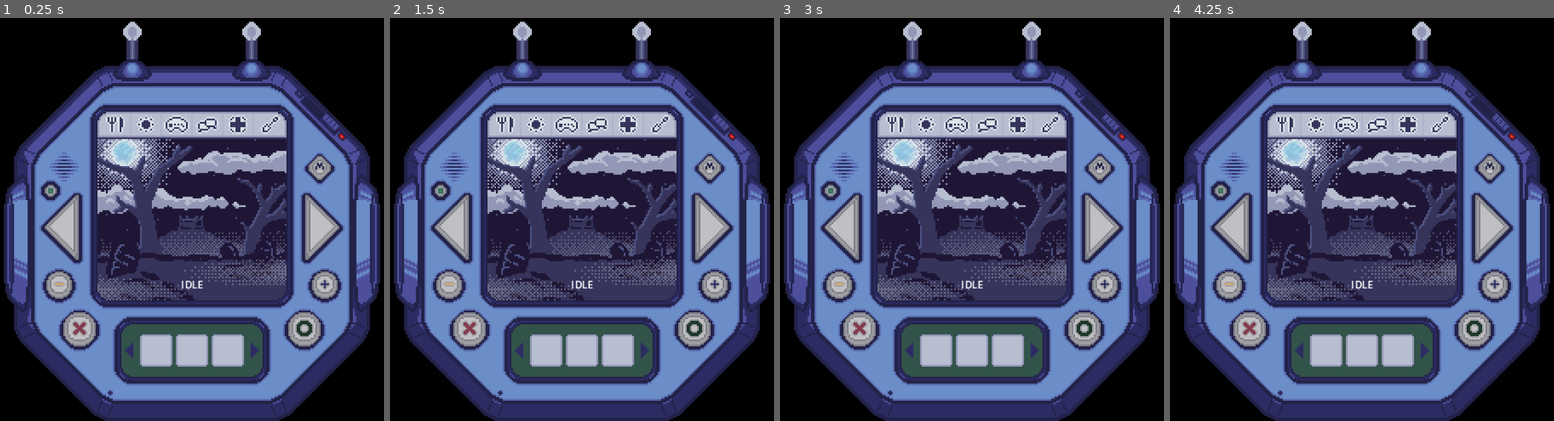
Above: before the commit, frames 1-4 (left to right).
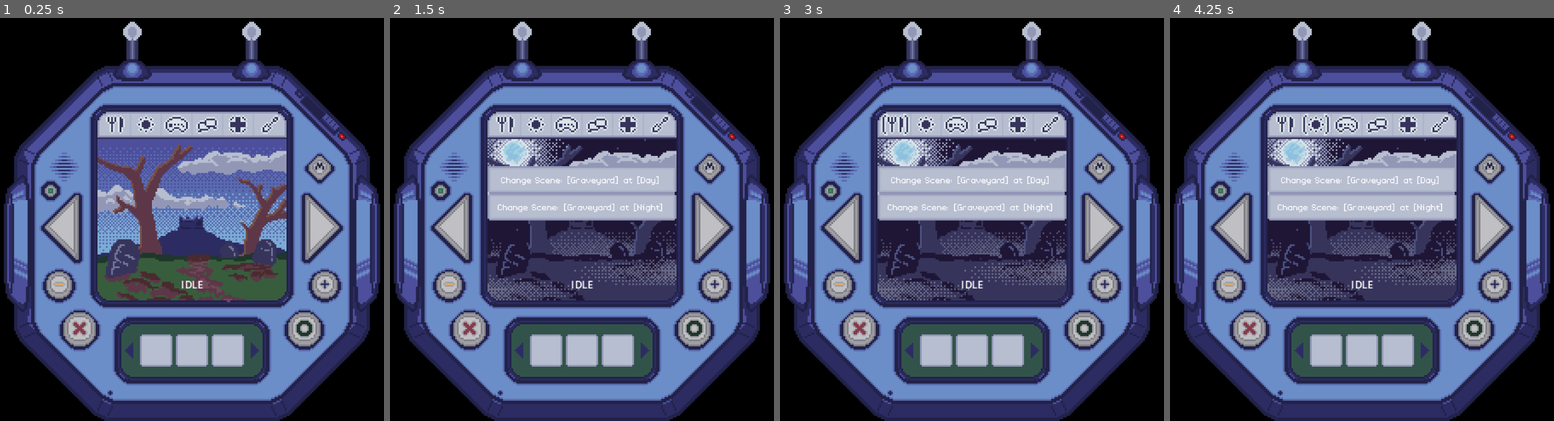
Above: after the commit, the same moments.

Repository: GeekzGamingz/Cryptipet
Game: Godot game, scene res://source/01 - Main/00 - Spookivice/Spookivice.tscn
Same seed, same stepped clock (60 frames per second), same inputs: the game is played once before the commit and once after it.
Inputs (mouse positions are in pixels of both pictures, inside the frame that each line leads up to):
- Up to frame 1 (0.25 s): no input
- Up to frame 2 (1.5 s): click (535, 122) at 0.52 s; click (535, 122) at 1.27 s
- Up to frame 3 (3 s): click (910, 352) at 2 s; click (841, 227) at 2.75 s
- Up to frame 4 (4.25 s): click (1492, 227) at 3.5 s

The runs differ from the first frame. In frame 1, 17% of the frame differs, in the area x 25-75%, y 29-71%; in frame 2, 6.1%; in frame 3, 6.3%; in frame 4, 6.3%.

Commit message:
Added Notifier

Diff:
--- a/assets/Base_Theme.tres
+++ b/assets/Base_Theme.tres
@@ -2,6 +2,10 @@
 
 [ext_resource type="Texture2D" uid="uid://ml8fjrxcafya" path="res://assets/00 - Spookivice/00 - Screens/01 - Bottom/Screen_Scrollbar_Bar_Grey.png" id="1_wkjul"]
 [ext_resource type="Texture2D" uid="uid://b064ljgncgn05" path="res://assets/00 - Spookivice/00 - Screens/01 - Bottom/Screen_Scrollbar.png" id="2_bkhs7"]
+[ext_resource type="Texture2D" uid="uid://c15hcsq0wbgwb" path="res://assets/00 - Spookivice/NotifRect.png" id="3_bkhs7"]
+[ext_resource type="FontFile" uid="uid://vvenaa1mjw5p" path="res://assets/02 - Fonts/EnterCommand-Bold.ttf" id="4_tcib6"]
+[ext_resource type="FontFile" uid="uid://o1ydco6gvunt" path="res://assets/02 - Fonts/EnterCommand-Italic.ttf" id="5_o8fqx"]
+[ext_resource type="FontFile" uid="uid://dup4pp3oqr14l" path="res://assets/02 - Fonts/EnterCommand.ttf" id="6_33u5s"]
 
 [sub_resource type="StyleBoxTexture" id="StyleBoxTexture_reqg7"]
 texture = ExtResource("1_wkjul")
@@ -32,8 +36,36 @@
 texture_margin_top = 2.0
 texture_margin_bottom = 2.0
 
+[sub_resource type="StyleBoxTexture" id="StyleBoxTexture_43fak"]
+texture = ExtResource("3_bkhs7")
+texture_margin_left = 4.0
+texture_margin_top = 4.0
+texture_margin_right = 4.0
+texture_margin_bottom = 4.0
+
+[sub_resource type="StyleBoxTexture" id="StyleBoxTexture_a1j8a"]
+texture = ExtResource("3_bkhs7")
+texture_margin_left = 4.0
+texture_margin_top = 4.0
+texture_margin_right = 4.0
+texture_margin_bottom = 4.0
+
+[sub_resource type="StyleBoxTexture" id="StyleBoxTexture_txbq4"]
+texture = ExtResource("3_bkhs7")
+texture_margin_left = 4.0
+texture_margin_top = 4.0
+texture_margin_right = 4.0
+texture_margin_bottom = 4.0
+
 [resource]
+default_font = ExtResource("6_33u5s")
 HScrollBar/styles/grabber = SubResource("StyleBoxTexture_reqg7")
 HScrollBar/styles/grabber_highlight = SubResource("StyleBoxTexture_bkhs7")
 HScrollBar/styles/grabber_pressed = SubResource("StyleBoxTexture_wkjul")
 HScrollBar/styles/scroll = SubResource("StyleBoxTexture_iennx")
+Panel/styles/panel = SubResource("StyleBoxTexture_43fak")
+PanelContainer/styles/panel = SubResource("StyleBoxTexture_a1j8a")
+RichTextLabel/fonts/bold_font = ExtResource("4_tcib6")
+RichTextLabel/fonts/italics_font = ExtResource("5_o8fqx")
+RichTextLabel/fonts/normal_font = ExtResource("6_33u5s")
+TooltipPanel/styles/panel = SubResource("StyleBoxTexture_txbq4")
--- a/source/00 - Globals/_Textures.gd
+++ b/source/00 - Globals/_Textures.gd
@@ -1,8 +1,15 @@
 extends Node
+## Textures
+##
+## This node is intended to store the [Texture2D]s for Global useage.
 #------------------------------------------------------------------------------#
 # Global Variables
 # Global Dictionaries
+## Stores the Location Background [Texture2D]s to a Global [Dictionary]
 var LOCATIONS: Dictionary = {
 	"Off": preload("uid://wnc2m06npfqg"),
-	"Graveyard": preload("uid://dtd5fcqyd17to")
+	"Graveyard_Night": preload("uid://dtd5fcqyd17to"),
+	"Graveyard_Day": preload("uid://5y0xykj2iki7")
 }
+## Stores the Cryptid Sprite Sheet [Texture2D]s to a Global [Dictionary]
+var CRYPTIDS: Dictionary = {}
--- /dev/null
+++ b/source/01 - Main/00 - Spookivice/Buttons.gd
@@ -0,0 +1,18 @@
+extends Control
+## Buttons
+##
+## This node is intended to manage the [TextureButton]s and their functions.
+#------------------------------------------------------------------------------#
+# Signals
+signal left_pressed
+signal right_pressed
+#------------------------------------------------------------------------------#
+# Variables
+# OnReady Variables
+# Local Nodes
+@onready var left: TextureButton = $Left
+@onready var right: TextureButton = $Right
+#------------------------------------------------------------------------------#
+# Signaled Functions
+func _on_left_button_up() -> void: emit_signal("left_pressed")
+func _on_right_button_up() -> void: emit_signal("right_pressed")
--- a/source/01 - Main/00 - Spookivice/Spookivice.gd
+++ b/source/01 - Main/00 - Spookivice/Spookivice.gd
@@ -1,8 +1,18 @@
 extends Control
+## Spookivice
+##
+## This node manages the [Cryptid]'s Spookivice. The device that binds and keeps
+## your [Cryptid] from being set loose into the real world.[br]
+## This is your responsibility.[br]
+## This is your curse...
 #------------------------------------------------------------------------------#
 # Variables
 var dragPoint = null
+# Exported Variables
 @export var border: Polygon2D
+# OnReady Variables
+@onready var buttons: Control = $Buttons
+@onready var notifier: Control = $Notifier
 #------------------------------------------------------------------------------#
 # Functions
 # Process
--- a/source/01 - Main/00 - Spookivice/Spookivice.tscn
+++ b/source/01 - Main/00 - Spookivice/Spookivice.tscn
@@ -7,10 +7,10 @@
 [ext_resource type="PackedScene" uid="uid://dhb4rr62ffxjv" path="res://source/01 - Main/01 - Screens/00 - Top/TopScreen.tscn" id="3_31omo"]
 [ext_resource type="Texture2D" uid="uid://sg8v2m24lc3x" path="res://assets/00 - Spookivice/01 - Buttons/02 - Toggles/Spookivice_On.png" id="3_gm5fq"]
 [ext_resource type="Texture2D" uid="uid://cjat7kvm6bmg5" path="res://assets/00 - Spookivice/01 - Buttons/00 - Unpressed/Menu_Button_Unpressed.png" id="3_vakwt"]
+[ext_resource type="PackedScene" uid="uid://byu4cdm57jcnm" path="res://source/03 - Notifications/Notifier.tscn" id="4_0ce43"]
 [ext_resource type="Texture2D" uid="uid://bt7fb3jinkimw" path="res://assets/00 - Spookivice/01 - Buttons/01 - Pressed/Menu_Button_Pressed.png" id="4_1srch"]
 [ext_resource type="Texture2D" uid="uid://n7i33r1ngnxq" path="res://assets/00 - Spookivice/01 - Buttons/02 - Toggles/Spookivice_Off.png" id="4_31omo"]
 [ext_resource type="Texture2D" uid="uid://be76ppoesvkt8" path="res://assets/00 - Spookivice/01 - Buttons/01 - Pressed/Left_Arrow_Pressed.png" id="4_eh7ka"]
-[ext_resource type="Script" uid="uid://dmiw3ydbb01nx" path="res://source/01 - Main/01 - Screens/00 - Top/TopScreen.gd" id="4_qmojm"]
 [ext_resource type="Texture2D" uid="uid://bqe3oqbp8teq0" path="res://assets/00 - Spookivice/01 - Buttons/00 - Unpressed/Right_Button_Unpressed.png" id="5_eh7ka"]
 [ext_resource type="Texture2D" uid="uid://3selp3jp475o" path="res://assets/00 - Spookivice/01 - Buttons/01 - Pressed/Right_Arrow_Pressed.png" id="6_qdrm8"]
 [ext_resource type="PackedScene" uid="uid://dnajijafcg0ye" path="res://source/01 - Main/01 - Screens/01 - Bottom/BottomScreen.tscn" id="6_qmojm"]
@@ -18,6 +18,7 @@
 [ext_resource type="Texture2D" uid="uid://b6avgiyecp786" path="res://assets/00 - Spookivice/01 - Buttons/02 - Toggles/Sound_Off.png" id="8_0ce43"]
 [ext_resource type="Texture2D" uid="uid://d0irsgmg8vsvo" path="res://assets/00 - Spookivice/01 - Buttons/00 - Unpressed/-_Button_Unpressed.png" id="9_po0vq"]
 [ext_resource type="Texture2D" uid="uid://ls40sqv5rytb" path="res://assets/00 - Spookivice/01 - Buttons/01 - Pressed/-_Button_Pressed.png" id="10_y2wyy"]
+[ext_resource type="Script" uid="uid://bn6sc53igk8ea" path="res://source/01 - Main/00 - Spookivice/Buttons.gd" id="11_0ce43"]
 [ext_resource type="Texture2D" uid="uid://bice3uoqjls13" path="res://assets/00 - Spookivice/01 - Buttons/00 - Unpressed/+_Button_Unpressed.png" id="11_gm5fq"]
 [ext_resource type="Texture2D" uid="uid://bu2t3i48uyoo8" path="res://assets/00 - Spookivice/01 - Buttons/01 - Pressed/+_Button_Pressed.png" id="12_31omo"]
 [ext_resource type="Texture2D" uid="uid://dmh6xb4x2tlyv" path="res://assets/00 - Spookivice/01 - Buttons/00 - Unpressed/O_Button_Unpressed.png" id="13_qmojm"]
@@ -57,14 +58,17 @@
 grow_vertical = 2
 mouse_filter = 2
 
-[node name="TopScreen" parent="Screens" unique_id=1668624340 instance=ExtResource("3_31omo")]
+[node name="TopScreen" parent="Screens" unique_id=1668624340 node_paths=PackedStringArray("spookivice") instance=ExtResource("3_31omo")]
 layout_mode = 0
 stretch_mode = 2
-script = ExtResource("4_qmojm")
-location = "Graveyard"
+spookivice = NodePath("../..")
 
 [node name="BottomScreen" parent="Screens" unique_id=1570758406 instance=ExtResource("6_qmojm")]
 layout_mode = 0
+
+[node name="Notifier" parent="." unique_id=313177762 instance=ExtResource("4_0ce43")]
+layout_mode = 1
+offset_bottom = -94.0
 
 [node name="Toggles" type="Control" parent="." unique_id=945017505]
 layout_mode = 1
@@ -104,6 +108,7 @@
 grow_horizontal = 2
 grow_vertical = 2
 mouse_filter = 2
+script = ExtResource("11_0ce43")
 
 [node name="Menu" type="TextureButton" parent="Buttons" unique_id=1067384002]
 layout_mode = 0
@@ -176,3 +181,5 @@
 texture_pressed = ExtResource("14_0ce43")
 
 [connection signal="gui_input" from="." to="." method="_on_gui_input"]
+[connection signal="button_up" from="Buttons/Left" to="Buttons" method="_on_left_button_up"]
+[connection signal="button_up" from="Buttons/Right" to="Buttons" method="_on_right_button_up"]
--- /dev/null
+++ b/source/01 - Main/01 - Screens/00 - Top/00 - Menu/Time.gd
@@ -0,0 +1,9 @@
+extends TextureButton
+#------------------------------------------------------------------------------#
+# Variables
+# OnReady Variables
+@onready var top_screen: TextureRect = $"../.."
+#------------------------------------------------------------------------------#
+#Signaled Functions
+func _on_toggled(toggled_on: bool) -> void:
+	top_screen.time = "Day" if toggled_on else "Night"
--- a/source/01 - Main/01 - Screens/00 - Top/TopScreen.gd
+++ b/source/01 - Main/01 - Screens/00 - Top/TopScreen.gd
@@ -2,9 +2,55 @@
 #------------------------------------------------------------------------------#
 # Variables
 # Exported Variables
+## Points to the Spookivice. This is your responsibility... Your curse.
+@export var spookivice: Control
 # Exported Enumerations
+## Sets the [enum location] of the player's [Cryptid] to the [Texture2D];[br]
+## Depends on the [enum time].[br][br]
+## Default = "Off"
 @export_enum("Off", "Graveyard") var location = "Off":
 	set(new_location):
 		location = new_location
-		texture = Textures.LOCATIONS[location]
+		update_location()
+@export_enum("Day", "Night") var time = "Night":
+	set(new_time):
+		time = new_time
+		update_location()
+# OnReady Variables
+@onready var menu_container: HBoxContainer = $MenuContainer
+@onready var feed: TextureButton = $MenuContainer/Feed
 #------------------------------------------------------------------------------#
+# Functions
+# Ready
+func _ready() -> void:
+	await get_tree().process_frame
+	spookivice.buttons.connect("left_pressed", left_pressed)
+	spookivice.buttons.connect("right_pressed", right_pressed)
+#------------------------------------------------------------------------------#
+# Custom Signaled Functions
+# Main Arrows
+func left_pressed(): change_focus("Previous")
+func right_pressed(): change_focus("Next")
+# Grab Focus
+func change_focus(arrow: String):
+	var focused: bool = false
+	for button: TextureButton in menu_container.get_children():
+		if button.has_focus():
+			var button_to_focus: TextureButton
+			match(arrow):
+				"Previous": button_to_focus = button.get_node(button.focus_previous)
+				"Next": button_to_focus = button.get_node(button.focus_next)
+			print("Switching Focus: [%s] to [%s]" % [button.name, button_to_focus.name])
+			button_to_focus.grab_focus()
+			focused = true
+			break
+	if !focused:
+		print("Nothing Focused: Switching to [%s]" % feed.name)
+		feed.grab_focus()
+#------------------------------------------------------------------------------#
+# Custom Functions
+func update_location():
+	if location == "Off": texture = Textures.LOCATIONS[location]
+	else: texture = Textures.LOCATIONS[str("%s_%s" % [location, time])]
+	if spookivice != null:
+		spookivice.notifier.add_message("Change Scene: [%s] at [%s]" % [location, time], 5)
--- a/source/01 - Main/01 - Screens/00 - Top/TopScreen.tscn
+++ b/source/01 - Main/01 - Screens/00 - Top/TopScreen.tscn
@@ -1,6 +1,7 @@
 [gd_scene format=3 uid="uid://dhb4rr62ffxjv"]
 
 [ext_resource type="Texture2D" uid="uid://wnc2m06npfqg" path="res://assets/00 - Spookivice/00 - Screens/00 - Top/00 - Backgrounds/_TopOff.png" id="1_w0rnr"]
+[ext_resource type="Script" uid="uid://dmiw3ydbb01nx" path="res://source/01 - Main/01 - Screens/00 - Top/TopScreen.gd" id="2_43lvc"]
 [ext_resource type="PackedScene" uid="uid://dftcgo4cne1st" path="res://source/01 - Main/02 - Entities/00 - Cryptid/_Cryptid.tscn" id="2_w0rnr"]
 [ext_resource type="Texture2D" uid="uid://sbyshnwyimx7" path="res://assets/00 - Spookivice/00 - Screens/00 - Top/Food_Icon.png" id="3_cxf82"]
 [ext_resource type="Texture2D" uid="uid://b10bnbldg2sf3" path="res://assets/00 - Spookivice/00 - Screens/00 - Top/Icon_Brackets.png" id="4_43lvc"]
@@ -8,6 +9,7 @@
 [ext_resource type="Texture2D" uid="uid://xs87vlci0md2" path="res://assets/00 - Spookivice/00 - Screens/00 - Top/Nighttime_Icon.png" id="5_43lvc"]
 [ext_resource type="Texture2D" uid="uid://vgufmsk78mtc" path="res://assets/00 - Spookivice/00 - Screens/00 - Top/Games_Icon.png" id="6_fxyhf"]
 [ext_resource type="Texture2D" uid="uid://r1fae6mprck" path="res://assets/00 - Spookivice/00 - Screens/00 - Top/Chat_Icon.png" id="7_3fnx7"]
+[ext_resource type="Script" uid="uid://dafgdosjyiplc" path="res://source/01 - Main/01 - Screens/00 - Top/00 - Menu/Time.gd" id="8_fxyhf"]
 [ext_resource type="Texture2D" uid="uid://csogxk3da8m8r" path="res://assets/00 - Spookivice/00 - Screens/00 - Top/FirstAid_Icon.png" id="8_rkajd"]
 [ext_resource type="Texture2D" uid="uid://bje2k8sibenxw" path="res://assets/00 - Spookivice/00 - Screens/00 - Top/Cleanup_Icon.png" id="9_ncl7e"]
 
@@ -16,6 +18,9 @@
 offset_bottom = 265.0
 mouse_filter = 2
 texture = ExtResource("1_w0rnr")
+script = ExtResource("2_43lvc")
+location = "Graveyard"
+time = "Day"
 
 [node name="LevelBorder" type="StaticBody2D" parent="." unique_id=934322642]
 
@@ -36,12 +41,12 @@
 
 [node name="Feed" type="TextureButton" parent="MenuContainer" unique_id=237401447]
 layout_mode = 2
-focus_next = NodePath("../Day")
+focus_next = NodePath("../Time")
 focus_previous = NodePath("../Cleanup")
 texture_normal = ExtResource("3_cxf82")
 texture_focused = ExtResource("4_43lvc")
 
-[node name="Day" type="TextureButton" parent="MenuContainer" unique_id=450420656]
+[node name="Time" type="TextureButton" parent="MenuContainer" unique_id=450420656]
 layout_mode = 2
 focus_next = NodePath("../Play")
 focus_previous = NodePath("../Feed")
@@ -49,11 +54,12 @@
 texture_normal = ExtResource("4_egaxy")
 texture_pressed = ExtResource("5_43lvc")
 texture_focused = ExtResource("4_43lvc")
+script = ExtResource("8_fxyhf")
 
 [node name="Play" type="TextureButton" parent="MenuContainer" unique_id=1619768679]
 layout_mode = 2
 focus_next = NodePath("../Chat")
-focus_previous = NodePath("../Day")
+focus_previous = NodePath("../Time")
 texture_normal = ExtResource("6_fxyhf")
 texture_focused = ExtResource("4_43lvc")
 
@@ -77,3 +83,5 @@
 focus_previous = NodePath("../Heal")
 texture_normal = ExtResource("9_ncl7e")
 texture_focused = ExtResource("4_43lvc")
+
+[connection signal="toggled" from="MenuContainer/Time" to="MenuContainer/Time" method="_on_toggled"]
--- a/source/01 - Main/02 - Entities/00 - Cryptid/01 - Scripts/CryptidConcept.gd
+++ b/source/01 - Main/02 - Entities/00 - Cryptid/01 - Scripts/CryptidConcept.gd
@@ -1,9 +1,12 @@
 extends Node2D
+## [Cryptid] Concept
+##
+## This node manages the [Cryptid]'s Concept and how strong it has become.
 #------------------------------------------------------------------------------#
 # Variables
 # Exported Variables
 # Exported Enums
-## Sets the [enum concept] level of the player's [Cryptid] to the specified [String];[br]
+## Sets the Concept [enum stage] of the player's [Cryptid] to the specified [String];[br]
 ## This is the maturity of the creature and will help it evolve into the different stages [br]
 ## of life as a [Cryptid].[br][br]
 ## Default = "Essence"
--- a/source/01 - Main/02 - Entities/00 - Cryptid/01 - Scripts/CryptidFSM.gd
+++ b/source/01 - Main/02 - Entities/00 - Cryptid/01 - Scripts/CryptidFSM.gd
@@ -54,6 +54,6 @@
 func basic_movement() -> int:
 	if e.velocity.x > 0: return states.walk_right
 	elif e.velocity.x < 0: return states.walk_left
+	elif e.velocity.y > 0: return states.walk_down
 	elif e.velocity.y < 0: return states.walk_up
-	elif e.velocity.y > 0: return states.walk_down
 	return states.idle
--- a/source/01 - Main/02 - Entities/00 - Cryptid/01 - Scripts/CryptidHappiness.gd
+++ b/source/01 - Main/02 - Entities/00 - Cryptid/01 - Scripts/CryptidHappiness.gd
@@ -1,9 +1,12 @@
 extends Node2D
+## [Cryptid] Happiness
+##
+## This node manages the [Cryptid]'s Happiness and its reactions to those [enum stage]s.
 #------------------------------------------------------------------------------#
 # Variables
 # Exported Variables
 # Exported Enums
-## Sets the [enum happiness] level of the player's [Cryptid] to the specified [String];[br]
+## Sets the Happiness [enum stage] of the player's [Cryptid] to the specified [String];[br]
 ## How happy the creature is will depend on how it evolves, when it leaves, or if it dies.[br][br]
 ## Default = "Neutral"
 @export_enum(
--- a/source/01 - Main/02 - Entities/00 - Cryptid/01 - Scripts/CryptidHunger.gd
+++ b/source/01 - Main/02 - Entities/00 - Cryptid/01 - Scripts/CryptidHunger.gd
@@ -1,9 +1,12 @@
 extends Node2D
+## [Cryptid] Hunger
+##
+## This node manages the [Cryptid]'s Hunger and its reactions to those [enum stage]s.
 #------------------------------------------------------------------------------#
 # Variables
 # Exported Variables
 # Exported Enums
-## Sets the [enum hunger] level of the player's [Cryptid] to the specified [String];[br]
+## Sets the Hunger [enum stage] of the player's [Cryptid] to the specified [String];[br]
 ## Hunger can greatly affect the [enum happiness] of the [Cryptid] and how it evolves.[br][br]
 ## Default = "Satiated"
 @export_enum(
--- a/source/01 - Main/02 - Entities/00 - Cryptid/01 - Scripts/CryptidMovement.gd
+++ b/source/01 - Main/02 - Entities/00 - Cryptid/01 - Scripts/CryptidMovement.gd
@@ -1,10 +1,15 @@
 extends Node2D
+## [Cryptid] Movement
+##
+## This node manages the [Cryptid]'s Movement.
 #------------------------------------------------------------------------------#
 # Variables
 var direction: Vector2 = Vector2.ZERO
 var facing: String = "Left"
 # Exported Variables
+## Sets whether or not the [Cryptid] is flying.
 @export var is_flying: bool = false
+## Sets the [Cryptid]s base speed.
 @export var speed: float = 2.5
 # OnReady Variables
 @onready var walk_speed: float = speed
--- a/source/02 - Minigames/SnakeEyes.gd
+++ b/source/02 - Minigames/SnakeEyes.gd
@@ -1,4 +1,7 @@
 extends Node2D
+## Snake Eyes
+##
+## This manages the dice game, Snake Eyes.
 #------------------------------------------------------------------------------#
 #Variables
 #------------------------------------------------------------------------------#
--- /dev/null
+++ b/source/03 - Notifications/Notification.gd
@@ -0,0 +1,23 @@
+extends PanelContainer
+#------------------------------------------------------------------------------#
+# Variables
+# Exported Variables
+# Strings
+@export var default: String = "Message was [wave]lost[/wave] to time..."
+# OnReady Variables
+@onready var label: RichTextLabel = $MessageLabel
+@onready var anim_player: AnimationPlayer = $AnimationPlayer
+#------------------------------------------------------------------------------#
+# Functions
+# Ready
+func _ready() -> void: load_message(default, null)
+#------------------------------------------------------------------------------#
+# Custom Functions
+# Load Message
+func load_message(message, timeout):
+	label.bbcode_text = message
+	if timeout != null:
+		await get_tree().create_timer(timeout).timeout
+		#anim_player.play("hide")
+		#await anim_player.animation_finished
+		queue_free()
--- /dev/null
+++ b/source/03 - Notifications/Notification.tscn
@@ -0,0 +1,29 @@
+[gd_scene format=3 uid="uid://dov63udho8a2v"]
+
+[ext_resource type="Theme" uid="uid://5hdiyrqlevro" path="res://assets/Base_Theme.tres" id="1_2ons6"]
+[ext_resource type="Script" uid="uid://c47prxvjnj2xd" path="res://source/03 - Notifications/Notification.gd" id="2_ggupl"]
+
+[node name="Notification" type="PanelContainer" unique_id=1998583760]
+anchors_preset = 5
+anchor_left = 0.5
+anchor_right = 0.5
+offset_left = -140.5
+offset_right = 140.5
+offset_bottom = 12.0
+grow_horizontal = 2
+size_flags_horizontal = 3
+size_flags_vertical = 4
+theme = ExtResource("1_2ons6")
+script = ExtResource("2_ggupl")
+
+[node name="MessageLabel" type="RichTextLabel" parent="." unique_id=1638522825]
+layout_mode = 2
+theme_override_font_sizes/normal_font_size = 8
+bbcode_enabled = true
+text = "Message was [wave]lost[/wave] to time..."
+fit_content = true
+scroll_active = false
+horizontal_alignment = 1
+vertical_alignment = 1
+
+[node name="AnimationPlayer" type="AnimationPlayer" parent="." unique_id=213134081]
--- /dev/null
+++ b/source/03 - Notifications/Notifier.gd
@@ -0,0 +1,16 @@
+extends Control
+#------------------------------------------------------------------------------#
+# Constants
+const PANEL = preload("uid://dov63udho8a2v")
+#------------------------------------------------------------------------------#
+# Variables
+# OnReady Variables
+@onready var notifications: VBoxContainer = $Notifications
+#@onready var notification_audio: AudioStreamPlayer2D = $AudioPlayers/NotificationAudio
+#------------------------------------------------------------------------------#
+# Custom Functions
+func add_message(message, timeout):
+	var panel_scene = PANEL.instantiate()
+	notifications.add_child(panel_scene)
+	panel_scene.load_message(message, timeout)
+	#notification_audio.play()
--- /dev/null
+++ b/source/03 - Notifications/Notifier.tscn
@@ -0,0 +1,26 @@
+[gd_scene format=3 uid="uid://byu4cdm57jcnm"]
+
+[ext_resource type="Script" uid="uid://cancyc7raacos" path="res://source/03 - Notifications/Notifier.gd" id="1_aitbh"]
+
+[node name="Notifier" type="Control" unique_id=313177762]
+layout_mode = 3
+anchors_preset = 15
+anchor_right = 1.0
+anchor_bottom = 1.0
+offset_left = 85.0
+offset_top = 99.0
+offset_right = -85.0
+offset_bottom = -126.0
+grow_horizontal = 2
+grow_vertical = 2
+script = ExtResource("1_aitbh")
+
+[node name="Notifications" type="VBoxContainer" parent="." unique_id=429740300]
+custom_maximum_size = Vector2(111, 40)
+layout_mode = 1
+anchors_preset = 15
+anchor_right = 1.0
+anchor_bottom = 1.0
+grow_horizontal = 2
+grow_vertical = 2
+theme_override_constants/separation = 0
Binary file added: assets/00 - Spookivice/00 - Screens/00 - Top/00 - Backgrounds/Graveyard_Day.png
Not shown, changed: assets/00 - Spookivice/00 - Screens/00 - Top/00 - Backgrounds/Graveyard_Day.png.import
Renamed: assets/00 - Spookivice/00 - Screens/00 - Top/00 - Backgrounds/Graveyard.png -> assets/00 - Spookivice/00 - Screens/00 - Top/00 - Backgrounds/Graveyard_Night.png
Not shown, changed: assets/00 - Spookivice/00 - Screens/00 - Top/00 - Backgrounds/Graveyard_Night.png.import
Binary file added: assets/00 - Spookivice/NotifRect.png
Not shown, changed: assets/00 - Spookivice/NotifRect.png.import
Renamed: assets/02 - Icons/Cryptidood.png -> assets/01 - Icons/Cryptidood.png
Not shown, added: assets/01 - Icons/Cryptidood.png.import
Renamed: assets/02 - Icons/Spookivice_Off_Icon.png -> assets/01 - Icons/Spookivice_Off_Icon.png
Not shown, added: assets/01 - Icons/Spookivice_Off_Icon.png.import
Binary file added: assets/02 - Fonts/EnterCommand-Bold.ttf
Not shown, added: assets/02 - Fonts/EnterCommand-Bold.ttf.import
(and 8 more such lines)
